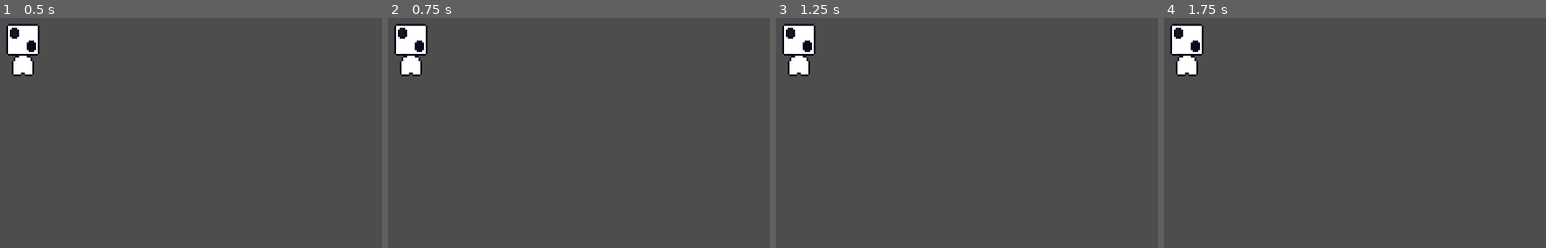
Above: before the commit, frames 1-4 (left to right).
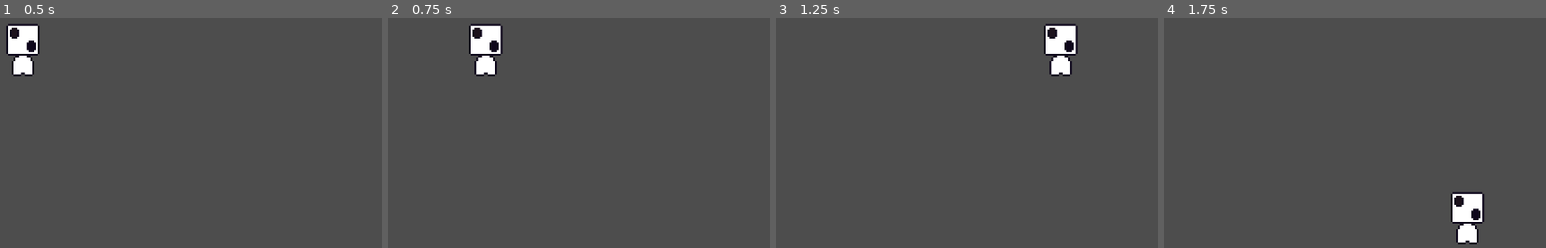
Above: after the commit, the same moments.

Repository: githithub636/crazy-random-gameshow
Game: Godot game, scene res://scenes/testing_zone.tscn
Same seed, same stepped clock (60 frames per second), same inputs: the game is played once before the commit and once after it.
Inputs:
- Up to frame 1 (0.5 s): no input
- Up to frame 2 (0.75 s): tap Enter at 0.5 s; hold Right (ui_right) from 0.53 s (still down)
- Up to frame 3 (1.25 s): keep holding Right (ui_right)
- Up to frame 4 (1.75 s): release Right (ui_right) at 1.28 s; hold Down (ui_down) from 1.28 s (still down)

Frame 1 is identical in both runs. In frame 2, 3.3% of the frame differs, in the area x 1-31%, y 2-26%; in frame 3, 3.3%, in the area x 1-80%, y 2-26%; in frame 4, 3.3%.

Commit message:
Bro, I forgor the camera was a parent to the player

Diff:
--- a/scenes/testing_zone.tscn
+++ b/scenes/testing_zone.tscn
@@ -7,5 +7,6 @@
 [node name="CharacterBody2D" parent="." unique_id=2049542853 instance=ExtResource("1_rgar6")]
 position = Vector2(0, -1)
 
-[node name="Camera2D" type="Camera2D" parent="CharacterBody2D" unique_id=1085903114]
+[node name="Camera2D" type="Camera2D" parent="." unique_id=1085903114]
+position = Vector2(0, -1)
 zoom = Vector2(3, 3)
--- a/scripts/chance.gd
+++ b/scripts/chance.gd
@@ -1,17 +1,17 @@
 extends CharacterBody2D
 
-const SPEED = 200.0
+@export var speed: float = 200.0
 
-func _physics_process(delta):
-	var input_dir = Vector2(
-	Input.get_axis("ui_left", "ui_right"),
-	Input.get_axis("ui_up", "ui_down")
-		)
+func _physics_process(delta: float) -> void:
+	var direction = Vector2.ZERO
 
-	# Normalize so diagonals aren't faster
-	if input_dir != Vector2.ZERO:
-		velocity = input_dir.normalized() * SPEED
-	else:
-		velocity = velocity.move_toward(Vector2.ZERO, SPEED)
+	direction.x = Input.get_axis("ui_left", "ui_right")
+	direction.y = Input.get_axis("ui_up", "ui_down")
 
+	# Normalize so diagonal movement isn't faster
+	if direction != Vector2.ZERO:
+		direction = direction.normalized()
+		print("hello")
+
+	velocity = direction * speed
 	move_and_slide()
